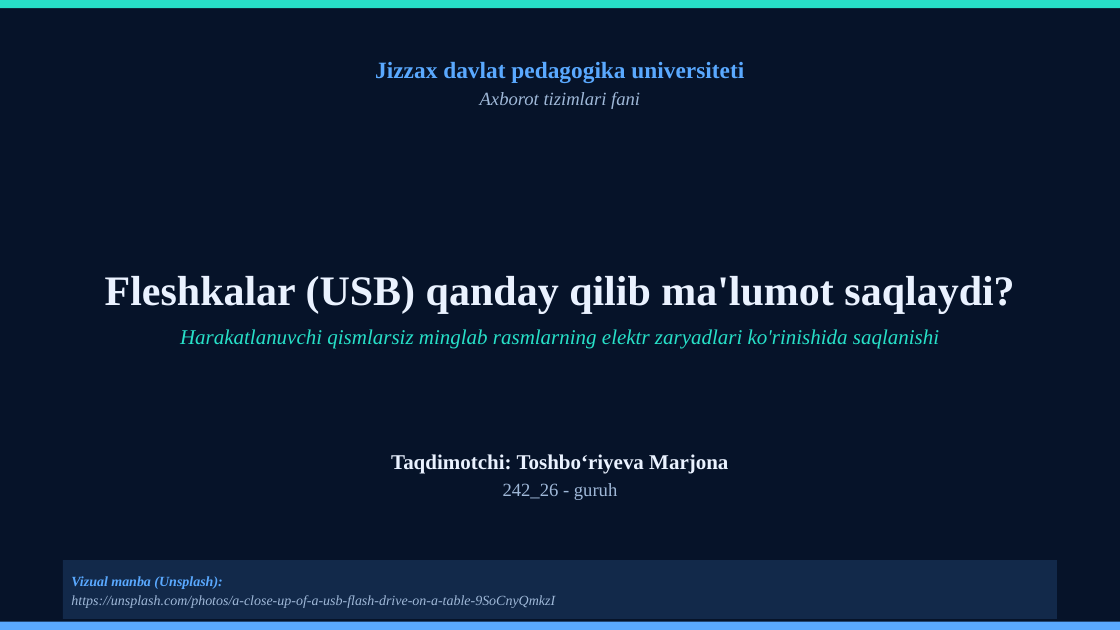
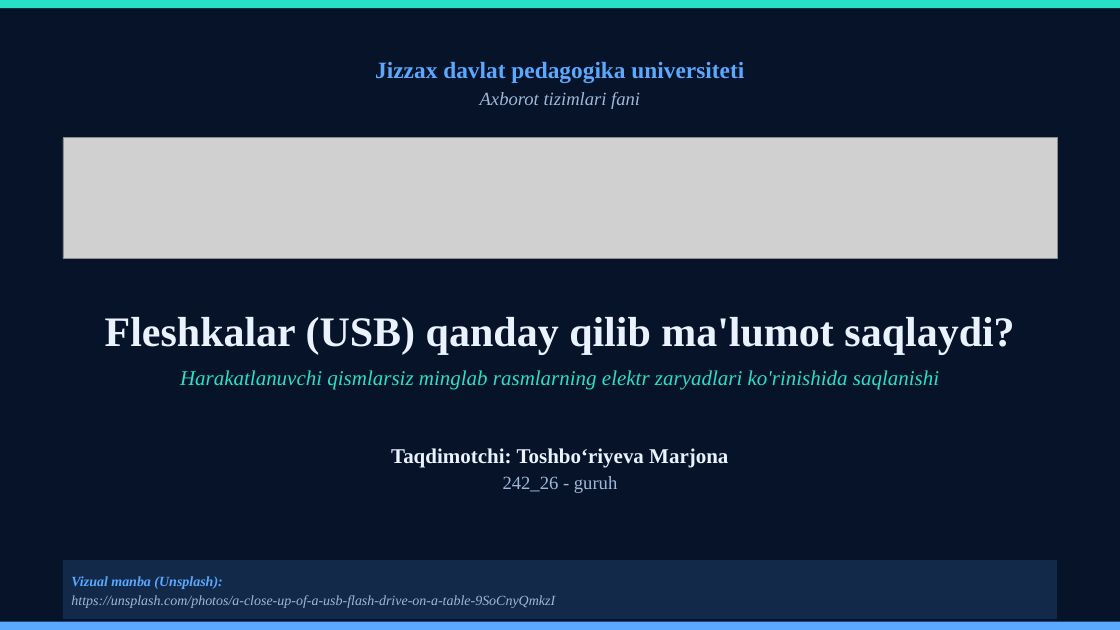
Before and after one commit to dasturland/KK123, a slide deck: slide 1 of Fleshkalar_USB_malumot_saqlashi.pptx. Drawn at 1120x630 pixels with LibreOffice and Linux fonts; fonts in the diff are those of the drawing; grey boxes stand for pictures. Boxes give left, top, right and bottom in pixels: in the first picture for what was removed or moved away, otherwise in the second. Text is boxed around its words. In the diff, an @@ line names an element or a change of style, - is before the commit and + after.

```diff
--- a/Fleshkalar_USB_malumot_saqlashi.pptx
+++ b/Fleshkalar_USB_malumot_saqlashi.pptx
@@ picture added at (x1=63, y1=138, x2=1057, y2=259) @@
@@ text "Fleshkalar (USB) qanday qilib ma'lumot ..." moved from (x1=105, y1=276, x2=1014, y2=348) to (x1=105, y1=317, x2=1014, y2=390) @@
@@ text "Taqdimotchi: Toshboʻriyeva Marjona" moved from (x1=391, y1=454, x2=728, y2=500) to (x1=391, y1=448, x2=728, y2=493) @@
```
Also in this commit, not shown: 9 other slides changed, 3 other files.
